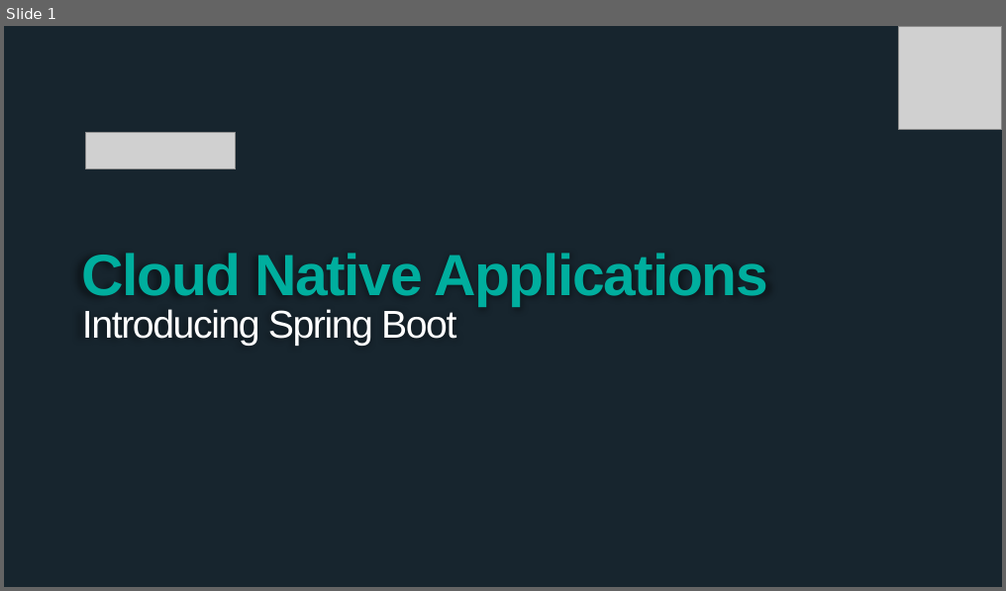
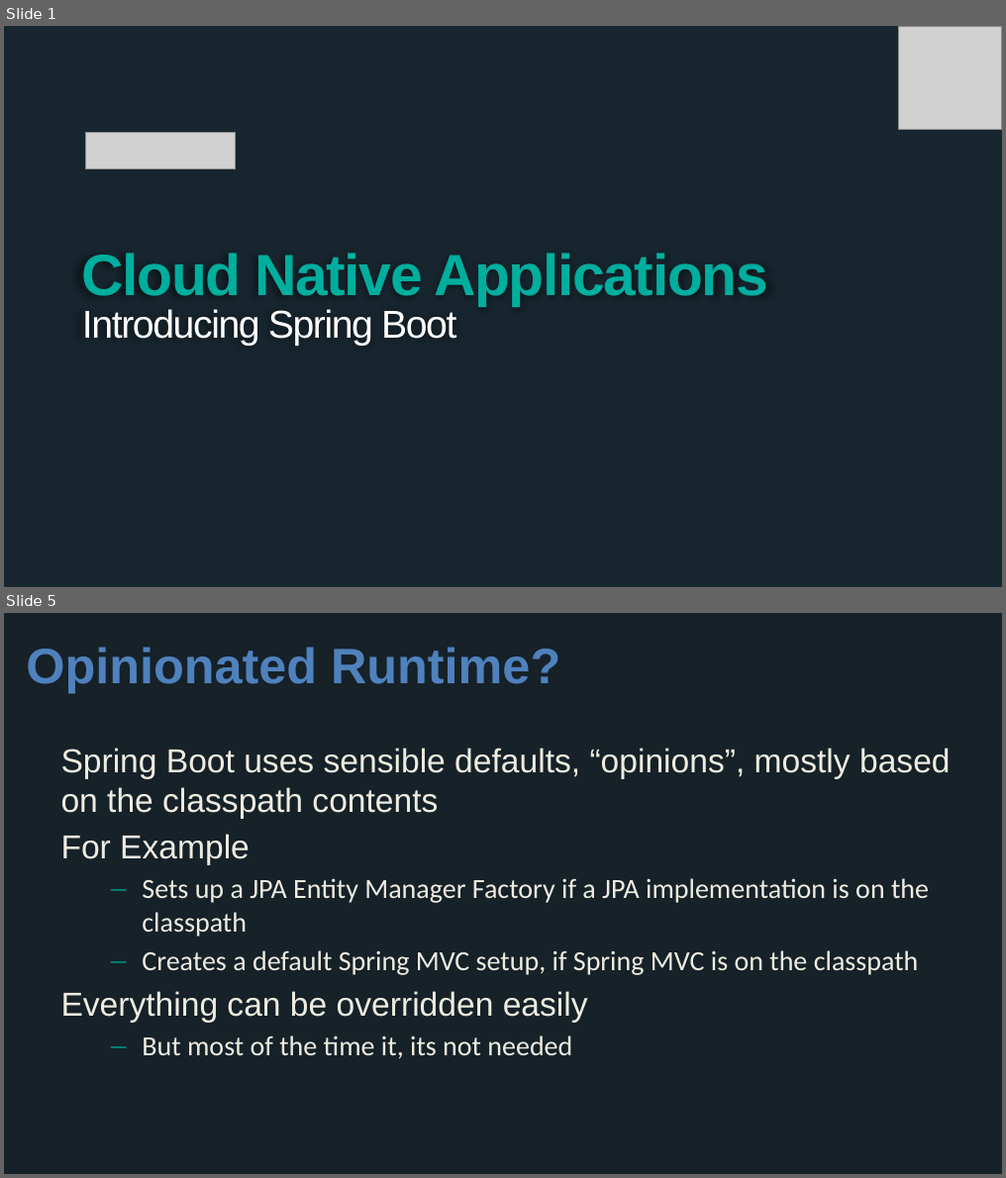
Before and after one commit to wxlund/CN-Workshop-Boeing, a slide deck: presentations/Session_2_Intro_Boot.pptx. Shown one above the other, each under a label of ours: slide 1 before the commit, slides 1 and 5 after it; the slides between them are not shown. The pictures are 1006x591 and 1006x1178 pixels, drawn with LibreOffice and Linux fonts; fonts in the diff are those of the drawing; grey boxes stand for pictures; background and template pictures are left out. Boxes give left, top, right and bottom in pixels: in the first picture for what was removed or moved away, otherwise in the second. Text is boxed around its words. In the diff, an @@ line names an element or a change of style, - is before the commit and + after.

```diff
--- a/presentations/Session_2_Intro_Boot.pptx
+++ b/presentations/Session_2_Intro_Boot.pptx
@@ slide 5 added at [4,613,1002,1174], background #162128 @@
@@ title added at [26,647,560,693], 36 pt, text #4F81BD, bold @@
+Opinionated Runtime?
@@ text added at [61,748,950,1059], 20 pt, text #EEECE1 @@
+Spring Boot uses sensible defaults, “opinions”, mostly based on the classpath contents
+For Example
+  – Sets up a JPA Entity Manager Factory if a JPA implementation is on the classpath
+  – Creates a default Spring MVC setup, if Spring MVC is on the classpath
+Everything can be overridden easily
+  – But most of the time it, its not needed
```
Also in this commit, not shown: 19 other slides added, 1 slide removed.
